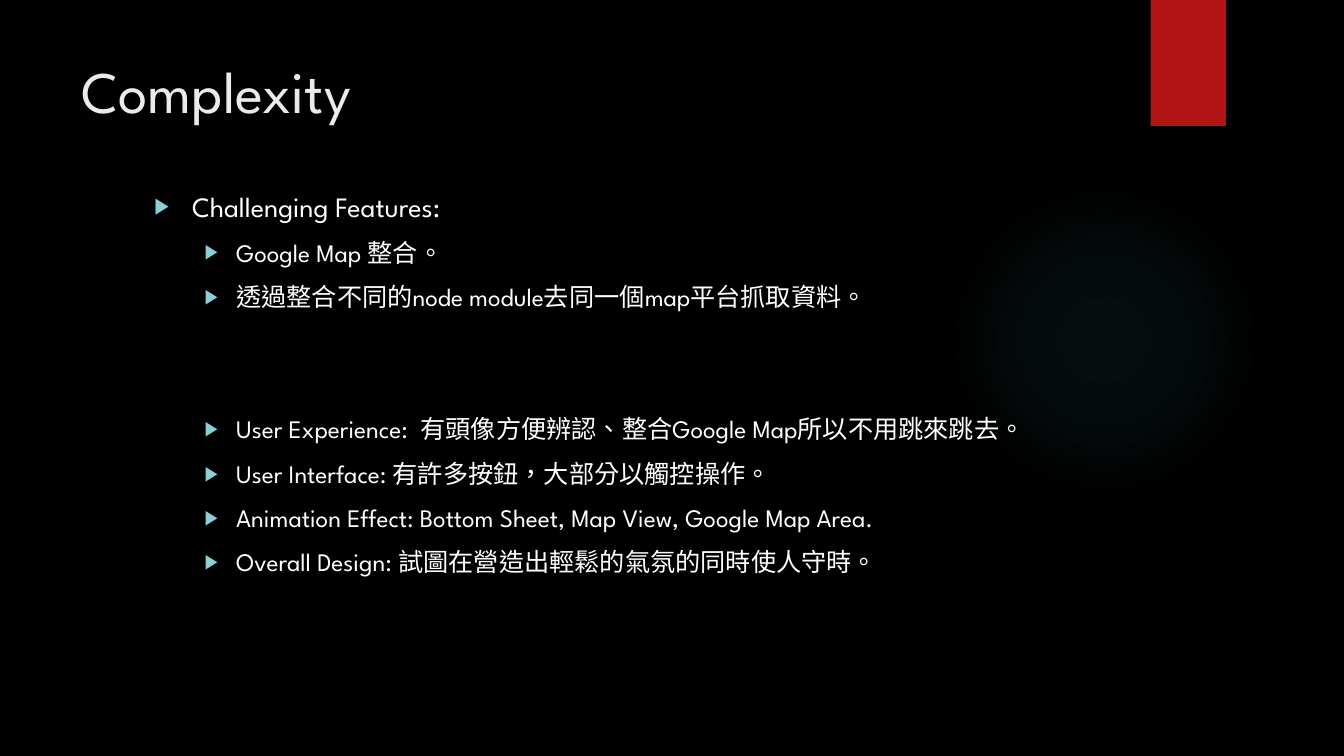
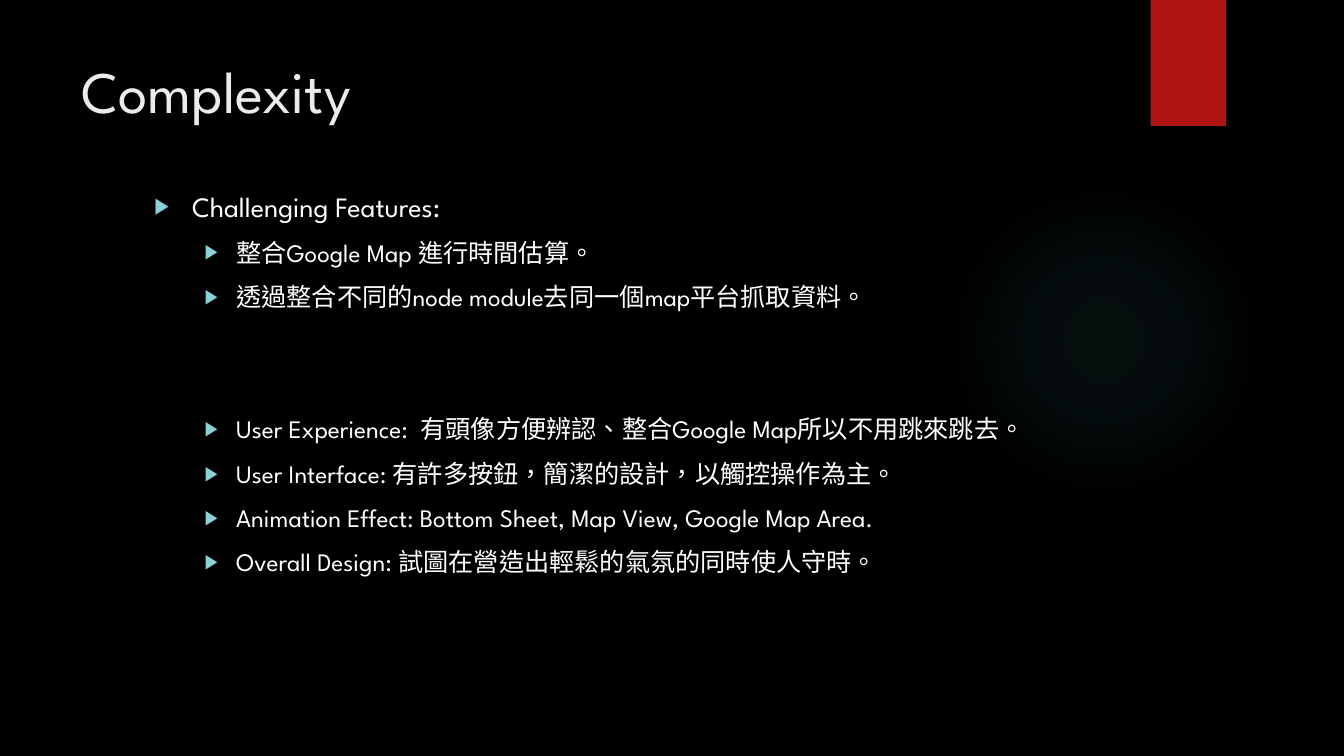
Before and after one commit to jerry20091103/SS_Final_Project_LateKiller, a slide deck: slide 1 of 參考資料/期末.pptx. Drawn at 1344x756 pixels with LibreOffice and Linux fonts; fonts in the diff are those of the drawing; background and template pictures are left out. Boxes give left, top, right and bottom in pixels: in the first picture for what was removed or moved away, otherwise in the second. Text is boxed around its words. In the diff, an @@ line names an element or a change of style, - is before the commit and + after.

Commit message:
fix ppt

```diff
--- a/參考資料/期末.pptx
+++ b/參考資料/期末.pptx
@@ text at (236, 240, 594, 268): text changed @@
-  ▶ Google Map 整合。
+  ▶ 整合Google Map 進行時間估算。
@@ text at (236, 461, 897, 485): text changed @@
-  ▶ User Interface: 有許多按鈕，大部分以觸控操作。
+  ▶ User Interface: 有許多按鈕，簡潔的設計，以觸控操作為主。
```
